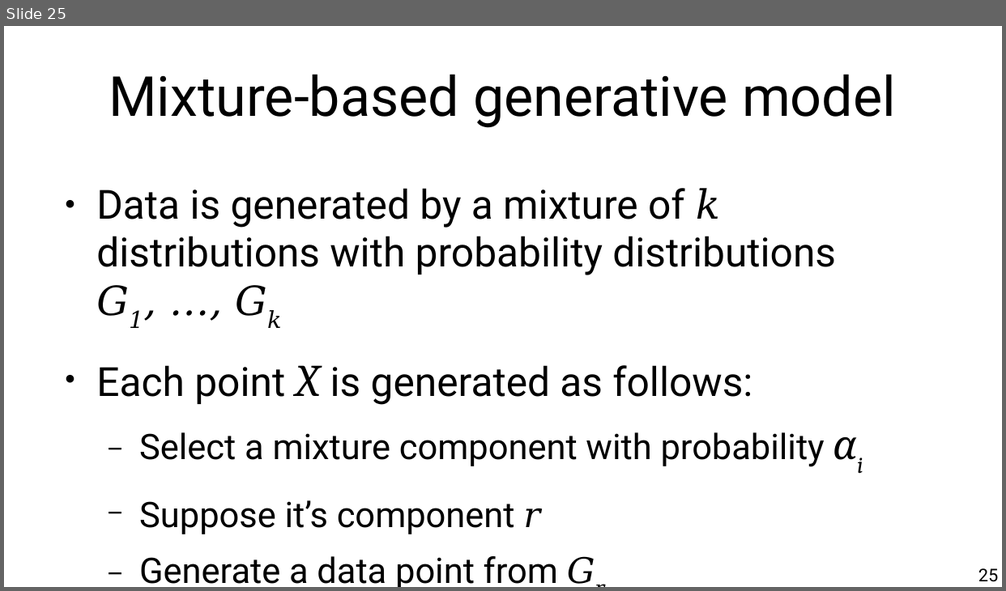
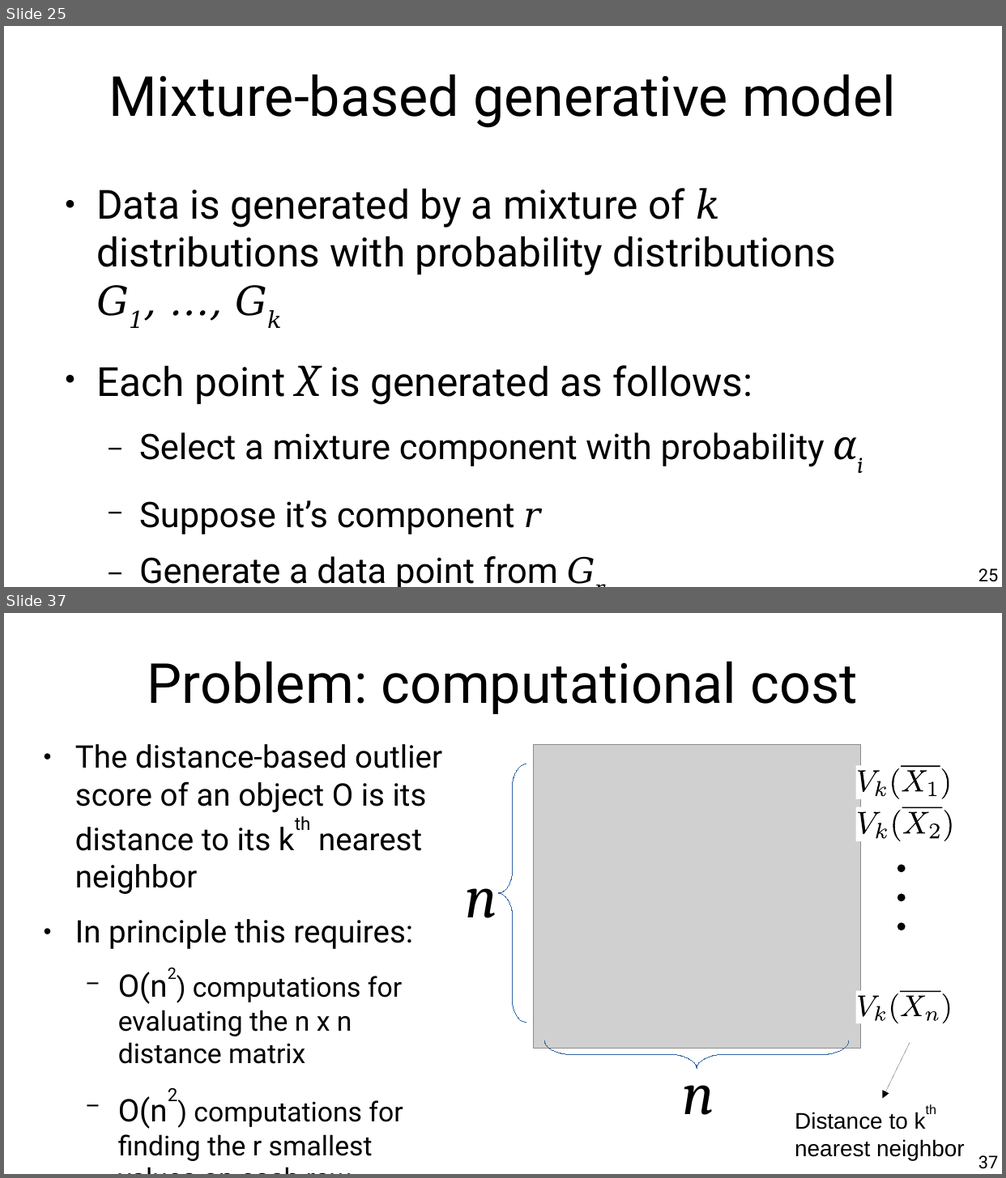
Before and after one commit to chatox/data-mining-course, a slide deck: theory/tt09_outlier_detection.odp. Shown one above the other, each under a label of ours: slide 25 before the commit, slides 25 and 37 after it; the slides between them are not shown. The pictures are 1006x591 and 1006x1178 pixels, drawn with LibreOffice and Linux fonts; fonts in the diff are those of the drawing; grey boxes stand for pictures. Boxes give left, top, right and bottom in pixels: in the first picture for what was removed or moved away, otherwise in the second. Text is boxed around its words. In the diff, an @@ line names an element or a change of style, - is before the commit and + after.

```diff
--- a/theory/tt09_outlier_detection.odp
+++ b/theory/tt09_outlier_detection.odp
@@ slide 37 added at (4, 613, 1002, 1174), background #FFFFFF @@
@@ title added at (147, 661, 857, 714), 44 pt, text #000000 @@
+Problem: computational cost
@@ text added at (75, 744, 442, 1161), 24.8 pt, text #000000 @@
+● The distance-based outlier score of an object O is its distance to its kth nearest neighbor
+● In principle this requires:
+  − O(n2) computations for evaluating the n x n distance matrix
+  − O(n2) computations for finding the r smallest values on each row
@@ picture added at (534, 745, 861, 1049) @@
@@ freeform shape added at (498, 764, 526, 1022), outline #3465A4 0 pt @@
@@ group added at (856, 766, 953, 799): 8 freeform shapes @@
@@ group added at (856, 807, 955, 842): 8 freeform shapes @@
@@ text added at (465, 888, 497, 918), 48 pt, text #000000, italic @@
+n
@@ group added at (892, 865, 911, 931): 4 freeform shapes @@
@@ group added at (856, 991, 953, 1024): 8 freeform shapes @@
@@ freeform shape added at (544, 1041, 849, 1068), outline #3465A4 0 pt @@
@@ arrow added from (910, 1043) to (882, 1099), #000000 0 pt @@
@@ text added at (682, 1059, 714, 1115), 48 pt, text #000000, italic @@
+n
@@ text added at (795, 1112, 965, 1161), 18 pt, text #000000 @@
+Distance to kth nearest neighbor
@@ page number added at (978, 1156, 998, 1169), 14 pt, text #000000 @@
+37
```
Also in this commit, not shown: 5 slides changed, 23 other slides added, 3 slides removed.
